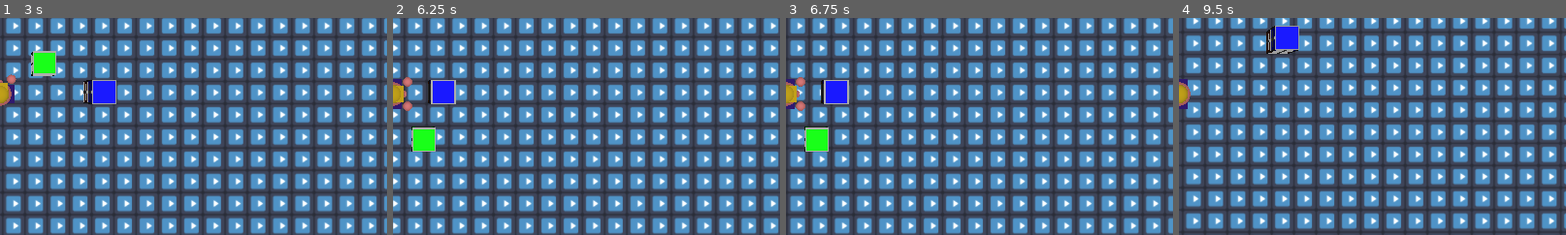
Above: before the commit, frames 1-4 (left to right).
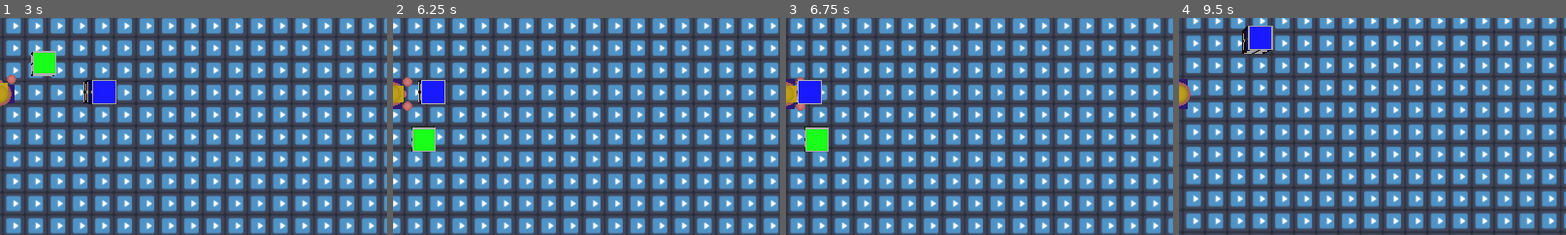
Above: after the commit, the same moments.

Repository: Griiimon/Store-Store-Store
Game: Godot game, scene res://level.tscn
Same seed, same stepped clock (60 frames per second), same inputs: the game is played once before the commit and once after it. The engine's default icon, where the game draws it, is replaced by a stand-in: a white triangle on a blue panel in a dark square.
Inputs:
- Up to frame 1 (3 s): hold Up (ui_up) 0.53-2.03 s; tap Space (pick_up) at 0.6, 1.35, 2.3 s; hold Ctrl (strafe) 2.03-2.78 s; hold Left (ui_left) from 2.03 s (still down); tap C (tilt_camera) at 2.85 s
- Up to frame 2 (6.25 s): tap Space (pick_up) at 3.05, 3.6, 4.35, 5.3, 6.05 s; release Left (ui_left) at 3.53 s; hold Down (ui_down) 3.53-4.28 s; hold Right (ui_right) 4.28-5.03 s; hold Up (ui_up) 5.03-5.78 s; hold Ctrl (strafe) 5.03-5.78 s; hold Right (ui_right) from 5.78 s (still down); tap C (tilt_camera) at 5.85 s
- Up to frame 3 (6.75 s): keep holding Right (ui_right); tap Space (pick_up) at 6.6 s
- Up to frame 4 (9.5 s): tap Space (pick_up) at 7.35, 8.3, 9.05 s; release Right (ui_right) at 8.03 s; hold Down (ui_down) 8.03-8.78 s; hold Ctrl (strafe) 8.03-8.78 s; hold Left (ui_left) from 8.78 s (still down); tap C (tilt_camera) at 8.85 s
The pictures show only the part of the screen within x 50-100%, y 33-82%; the shares and areas given below are measured in that part.

Frame 1 is identical in both runs. In frame 2, 0.7% of the frame differs, in the area x 6-17%, y 28-40%; in frame 3, 1.5%; in frame 4, 1.9%, in the area x 16-32%, y 3-17%.

Commit message:
change collision shape remote transform

Diff:
--- a/crate/crate.gd
+++ b/crate/crate.gd
@@ -10,6 +10,8 @@
 
 @onready var mesh_instance_base: MeshInstance3D = $"MeshInstance Base"
 @onready var collision_shape: CollisionShape3D = $CollisionShape3D
+
+@onready var remote_transform_collision_shape: RemoteTransform3D = $"RemoteTransform CollisionShape"
 
 var type: CrateType
 
@@ -26,18 +28,11 @@
 	init_symbol()
 
 
-func pick_up(player: Player):
+func picked_up(player: Player):
 	freeze= true
 	collision_shape.reparent(player)
 
-	var remote_node: Node
-	match size:
-		Size.LARGE:
-			remote_node= player.carry_large_remote_transform
-		Size.SMALL:
-			remote_node= player.carry_small_remote_transform
-
-	remote_node.remote_path= remote_node.get_path_to(collision_shape)
+	remote_transform_collision_shape.remote_path= remote_transform_collision_shape.get_path_to(collision_shape)
 
 
 func init_color():
--- a/crate/crate.tscn
+++ b/crate/crate.tscn
@@ -76,3 +76,5 @@
 transform = Transform3D(1, 0, 0, 0, -4.37114e-08, -1, 0, 1, -4.37114e-08, 0, -0.5, 0)
 operation = 2
 size = Vector3(0.9, 0.9, 1)
+
+[node name="RemoteTransform CollisionShape" type="RemoteTransform3D" parent="."]
--- a/player/player.gd
+++ b/player/player.gd
@@ -18,9 +18,6 @@
 
 @onready var carry_large_offset: Node3D = %"Carry Large Offset"
 @onready var carry_small_offset: Node3D = %"Carry Small Offset"
-
-@onready var carry_large_remote_transform: RemoteTransform3D = %"Carry Large RemoteTransform"
-@onready var carry_small_remote_transform: RemoteTransform3D = %"Carry Small RemoteTransform"
 
 @onready var crate_shape_cast: ShapeCast3D = %"Crate ShapeCast"
 
--- a/player/player.tscn
+++ b/player/player.tscn
@@ -105,17 +105,9 @@
 unique_name_in_owner = true
 transform = Transform3D(1, 0, 0, 0, 1, 0, 0, 0, 1, 0, 0, -1.09891)
 
-[node name="Carry Large RemoteTransform" type="RemoteTransform3D" parent="Model/Hands Offset/Carry Large Offset"]
-unique_name_in_owner = true
-update_scale = false
-
 [node name="Carry Small Offset" type="Node3D" parent="Model/Hands Offset"]
 unique_name_in_owner = true
 transform = Transform3D(1, 0, 0, 0, 1, 0, 0, 0, 1, 0, 0, -0.705387)
-
-[node name="Carry Small RemoteTransform" type="RemoteTransform3D" parent="Model/Hands Offset/Carry Small Offset"]
-unique_name_in_owner = true
-update_scale = false
 
 [node name="Crate ShapeCast" type="ShapeCast3D" parent="Model"]
 unique_name_in_owner = true
--- a/player/state machine/pick_up_player_state.gd
+++ b/player/state machine/pick_up_player_state.gd
@@ -23,7 +23,6 @@
 
 
 func reparent_crate(crate: Crate):
-	crate.pick_up(player)
 	player.carried_crate= crate
 
 	var parent_node: Node
@@ -34,6 +33,7 @@
 			parent_node= player.carry_small_offset
 
 	crate.reparent(player.hands_offset)
+	crate.picked_up(player)
 
 
 func on_tween_finished():
